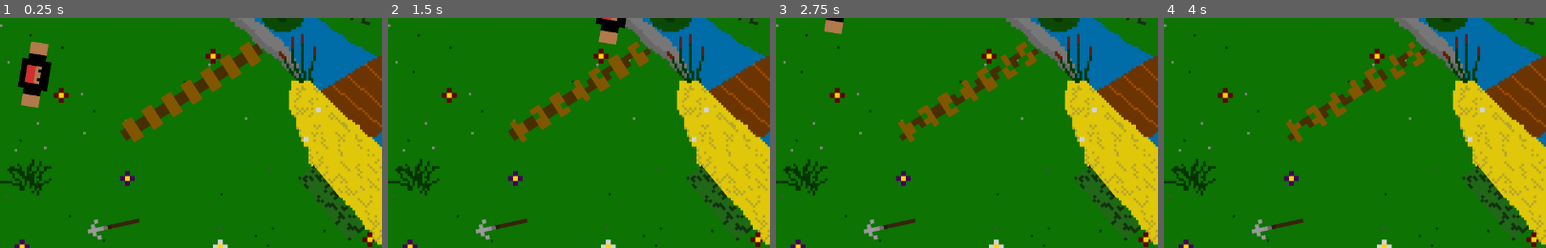
Above: before the commit, frames 1-4 (left to right).
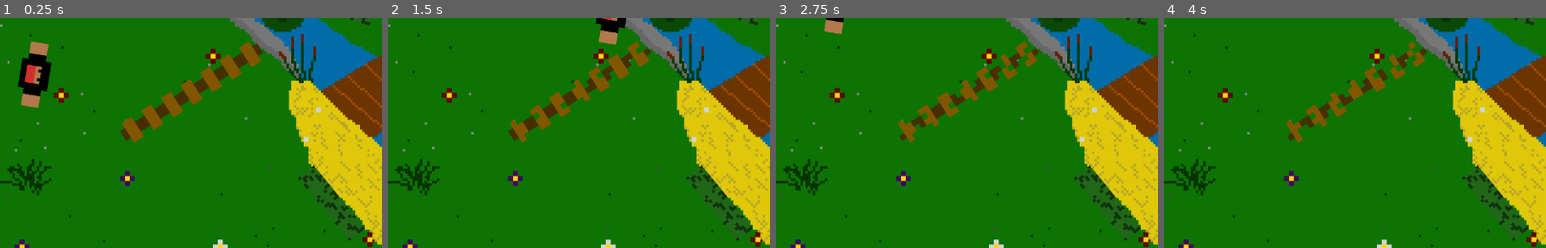
Above: after the commit, the same moments.

Repository: GuenotF/Proto_Pecore_Fight
Game: Godot game, scene res://_Scenes/Map.tscn
The game is run twice, just before and just after one commit, with the same random seed, the same clock (stepped at 60 frames per second) and the same inputs. Sound files missing from this copy of the repository are replaced by a short silence.
Inputs (mouse positions are % of the whole screen's width and height, from its top left):
- Up to frame 1 (0.25 s): no input
- Up to frame 2 (1.5 s): tap Enter at 0.5 s; move the mouse to (72, 45) at 0.52 s; hold Space (ui_select) 0.53-1.28 s; hold D (move_right) from 0.53 s (still down); click (72, 45) at 0.6 s; move the mouse to (30, 55) at 1.27 s; tap Space (ui_select) at 1.35 s
- Up to frame 3 (2.75 s): tap Space (ui_select) at 1.52, 1.82 s; click (30, 55) at 1.55 s; move the mouse to (60, 28) at 2.02 s; release D (move_right) at 2.03 s; hold Q (move_left) from 2.03 s (still down); hold Space (ui_select) from 2.03 s (still down); click (60, 28) at 2.1 s
- Up to frame 4 (4 s): move the mouse to (45, 70) at 2.77 s; release Q (move_left) at 2.78 s; release Space (ui_select) at 2.78 s; hold D (move_right) from 2.78 s (still down); click (45, 70) at 2.85 s; tap Space (ui_select) at 3.02, 3.32 s; move the mouse to (80, 65) at 3.52 s; hold Space (ui_select) from 3.53 s (still down)
The pictures show only the part of the screen within x 8-58%, y 36-86%; the shares and areas given below are measured in that part.

The runs differ from the first frame. In frame 1, 0.4% of the frame differs, in the area x 22-37%, y 87-97%; in frame 2, 0.4%; in frame 3, 0.4%; in frame 4, 0.4%.

Commit message:
First version grabbable weapon

Diff:
--- a/Scripts/Bush.gd
+++ b/Scripts/Bush.gd
@@ -10,9 +10,9 @@
 	#set_scale(Vector2(0.5, 0.5))
 	pass
 
-func hit():
+func hit(dmg):
 	$Hit_Sound.play()
-	life = life - 1
+	life = life - dmg
 	print(life)
 	if life == 1:
 		bush_sprite.set_texture(bush_low)
--- a/Scripts/Map.gd
+++ b/Scripts/Map.gd
@@ -12,7 +12,12 @@
 
 # Called when the node enters the scene tree for the first time.
 func _ready():
-	spawn_weapon($Spawn_Weapon)
+	yield(get_tree().create_timer(rand_range(3, 6)), "timeout")
+	spawn_weapon($Spawn_Weapon1)
+	yield(get_tree().create_timer(rand_range(5, 8)), "timeout")
+	spawn_weapon($Spawn_Weapon2)
+	yield(get_tree().create_timer(rand_range(7, 10)), "timeout")
+	spawn_weapon($Spawn_Weapon3)
 	pass # Replace with function body.
 
 
@@ -28,7 +33,6 @@
 	w.speed = 0
 	w.rotation = rand_range(0.1, 10)
 	w.set_scale(Vector2(0.6,0.6))
-	#w.set_global_scale(Vector2(3,3))
 	w.weapon_range = 1000
 	add_child(w)
 
--- a/Scripts/Player.gd
+++ b/Scripts/Player.gd
@@ -1,6 +1,7 @@
 extends KinematicBody2D
 
 var blood = Sprite.new()
+var grabbed_weapon = Sprite.new()
 
 export var speed = 500
 export var slow = 250
@@ -22,6 +23,9 @@
 
 func _ready():
 	$AnimatedSprite.play("default")
+	grabbed_weapon.position = $Spe_Shoot_Start.position
+	grabbed_weapon.position.x =- 60
+	$AnimatedSprite.add_child(grabbed_weapon)
 	$Blood.hide()
 	screen_size = get_viewport_rect().size
 
@@ -74,11 +78,10 @@
 	s_w.set_scale(Vector2(0.5,0.5))
 	owner.add_child(s_w)
 	s_w.transform = $Spe_Shoot_Start.global_transform
-	#$Sprite.add_child(spe_weapon.get_texture())
 	have_spe = false
 
-func hit():
-	life = life - 1
+func hit(dmg):
+	life = life - dmg
 
 	slowed()
 	bleeds()
@@ -100,9 +103,3 @@
 	$Blood.show()
 	yield(get_tree().create_timer(bleed_duration), "timeout")
 	$Blood.hide()
-
-# TEST bullshit
-#func addSprite():
-	#sprite.texture = load("res://icon.png")
-	#if Input.is_action_pressed("ui_select"):
-		#$Sprite.add_child(sprite)
--- a/Scripts/Players/Player1.gd
+++ b/Scripts/Players/Player1.gd
@@ -16,7 +16,10 @@
 
 	if Input.is_action_just_pressed("shoot_spe") and have_spe:
 		#print('Shoot '+ s_weapon.get_name())
-		spe_shoot(s_weapon.instance())
+		var sw = s_weapon.instance()
+		sw.is_on_floor = false
+		spe_shoot(sw)
+		grabbed_weapon.set_texture(null)
 
 	if !get_node("../HUD").game_over:
 		get_node("../HUD").update_Life_p1(life)
--- a/Scripts/Players/Player2.gd
+++ b/Scripts/Players/Player2.gd
@@ -1,6 +1,7 @@
 extends "res://Scripts/Player.gd"
 
 var weapon = preload("res://_Scenes/Weapons/Weapon_Shovel.tscn")
+var s_weapon #= preload("res://_Scenes/Weapons/Special_Weapons/Spe_Spike.tscn")
 
 func _ready():
 	pass
@@ -12,6 +13,13 @@
 	if Input.is_action_just_pressed("shoot2") and can_fire:
 		shoot(weapon.instance())
 
+	if Input.is_action_just_pressed("shoot_spe") and have_spe:
+		#print('Shoot '+ s_weapon.get_name())
+		var sw = s_weapon.instance()
+		sw.is_on_floor = false
+		spe_shoot(sw)
+		grabbed_weapon.set_texture(null)
+
 	if !get_node("../HUD").game_over:
 		get_node("../HUD").update_Life_p2(life)
 		if life <= 0:
--- a/Scripts/Weapons/Special_Weapons.gd
+++ b/Scripts/Weapons/Special_Weapons.gd
@@ -1,18 +1,11 @@
 extends "res://Scripts/Weapons/Weapon.gd"
 
-
+var s_w = preload("res://Sprites/Weapons/Proto_Spike.png")
 var is_on_floor = true
-
-
-# Declare member variables here. Examples:
-# var a = 2
-# var b = "text"
-
 
 # Called when the node enters the scene tree for the first time.
 func _ready():
 	pass # Replace with function body.
-
 
 # Called every frame. 'delta' is the elapsed time since the previous frame.
 #func _process(delta):
@@ -22,18 +15,19 @@
 func _on_Special_Weapons_body_entered(body):
 	if is_on_floor:
 		if body.is_in_group("players"):
-
-			# is_owner = body
-			var spe_owner = body
-			#print(spe_owner.get_name())
-			#spe_owner.s_weapon = self
-			#print(spe_owner.s_weapon.get_name())
-			spe_owner.have_spe = true
-			is_on_floor = false
-
+			player = body
+			print(self.get_path())
+			#player.s_weapon = get_node(self.get_path())
+			player.have_spe = true
+			player.grabbed_weapon.set_texture(s_w)
 			queue_free()
 	else:
-		if body.get_name() != player.get_name():
-				get_node("../" + body.get_name()).hit()
+		if body.is_in_group("walls"):
+			get_node("../" + body.get_name()).hit(damage)
+			speed = 0
+			queue_free()
+		if body.is_in_group("shootable"):
+			if body.get_name() != player.get_name():
+				get_node("../" + body.get_name()).hit(damage)
 				speed = 0
 				queue_free()
--- a/Scripts/Weapons/Weapon.gd
+++ b/Scripts/Weapons/Weapon.gd
@@ -31,13 +31,13 @@
 
 func _on_Weapon_body_entered(body):
 	if body.is_in_group("walls"):
-		get_node("../" + body.get_name()).hit()
+		get_node("../" + body.get_name()).hit(damage)
 		speed = 0
 		queue_free()
 	if body.is_in_group("shootable"):
 		if body.get_name() != player.get_name():
-				get_node("../" + body.get_name()).hit()
+				get_node("../" + body.get_name()).hit(damage)
 				speed = 0
 				queue_free()
 		else:
-			pass
+			print('body = player')
--- a/Scripts/Wood_Barrier.gd
+++ b/Scripts/Wood_Barrier.gd
@@ -18,9 +18,9 @@
 	#set_scale(Vector2(0.5, 0.5))
 	pass
 
-func hit():
+func hit(dmg):
 	$Hit_Sound.play()
-	life = life - 1
+	life = life - dmg
 	barrier_sprite.set_texture(sprites[life])
 	print(life)
 
--- a/_Scenes/Bush.tscn
+++ b/_Scenes/Bush.tscn
@@ -3,7 +3,6 @@
 [ext_resource path="res://Sprites/Walls/Proto_Bush-1.png" type="Texture" id=1]
 [ext_resource path="res://Scripts/Bush.gd" type="Script" id=2]
 [ext_resource path="res://SFX/bush_hit.wav" type="AudioStream" id=3]
-
 
 [sub_resource type="RectangleShape2D" id=1]
 extents = Vector2( 133.75, 37.5 )
--- a/_Scenes/Map.tscn
+++ b/_Scenes/Map.tscn
@@ -169,13 +169,21 @@
 rotation = 1.48007
 scale = Vector2( 0.5, 0.5 )
 
-[node name="Spawn_Weapon" type="Position2D" parent="."]
-position = Vector2( 288.522, 613.581 )
+[node name="Spawn_Weapon1" type="Position2D" parent="."]
+position = Vector2( 327.721, 667.035 )
 z_as_relative = false
 
-[node name="HUD" parent="." instance=ExtResource( 3 )]
+[node name="Spawn_Weapon2" type="Position2D" parent="."]
+position = Vector2( 470.265, 203.768 )
+z_as_relative = false
+
+[node name="Spawn_Weapon3" type="Position2D" parent="."]
+position = Vector2( 1158.04, 128.933 )
+z_as_relative = false
 
 [node name="Camera2D" type="Camera2D" parent="."]
 anchor_mode = 0
 current = true
 script = SubResource( 1 )
+
+[node name="HUD" parent="." instance=ExtResource( 3 )]
--- a/_Scenes/Wood_Barrier.tscn
+++ b/_Scenes/Wood_Barrier.tscn
@@ -3,7 +3,6 @@
 [ext_resource path="res://Sprites/Walls/Proto_Barrier/barrier_5.png" type="Texture" id=1]
 [ext_resource path="res://Scripts/Wood_Barrier.gd" type="Script" id=2]
 [ext_resource path="res://SFX/wood_hit.wav" type="AudioStream" id=3]
-
 
 [sub_resource type="RectangleShape2D" id=1]
 extents = Vector2( 265, 37.5 )
